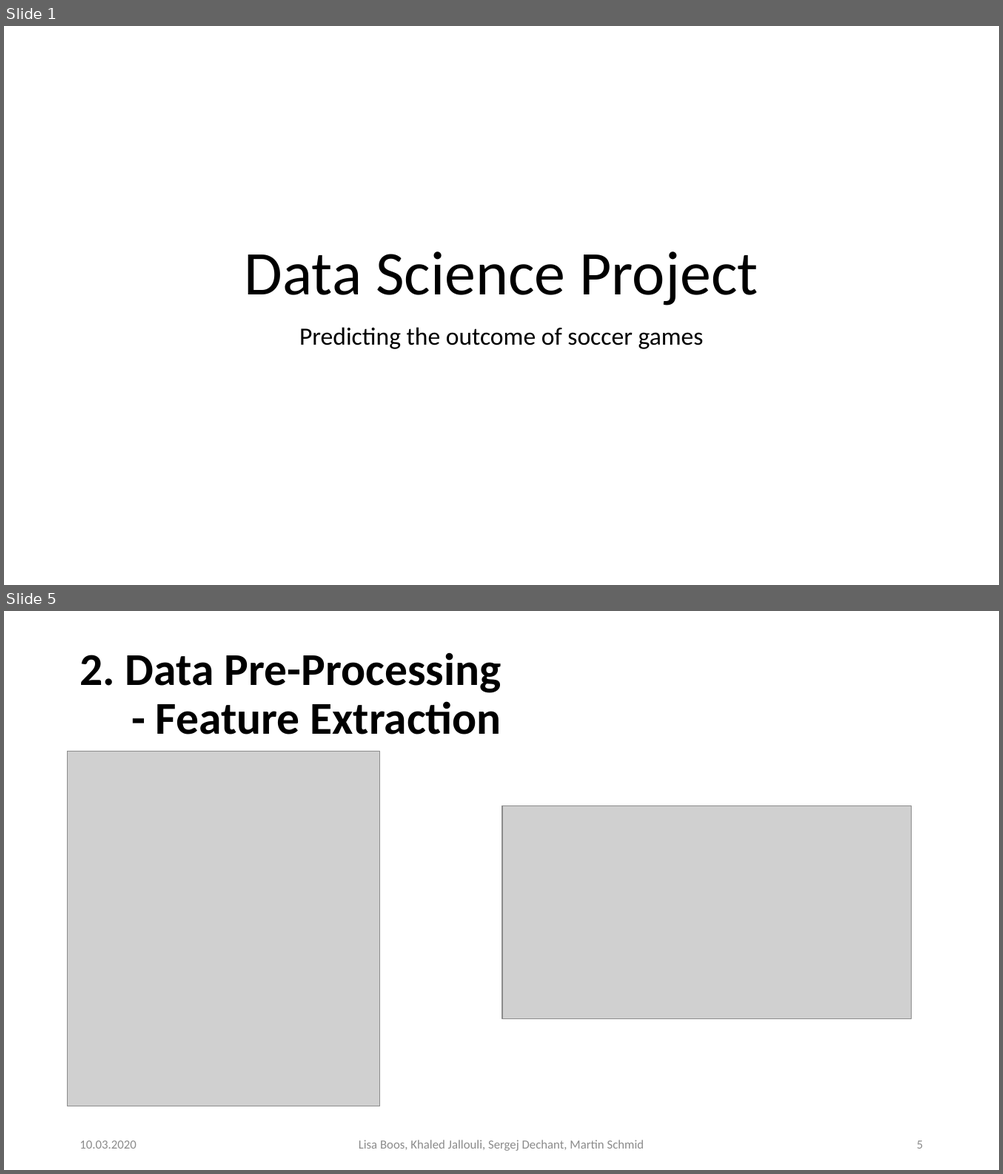
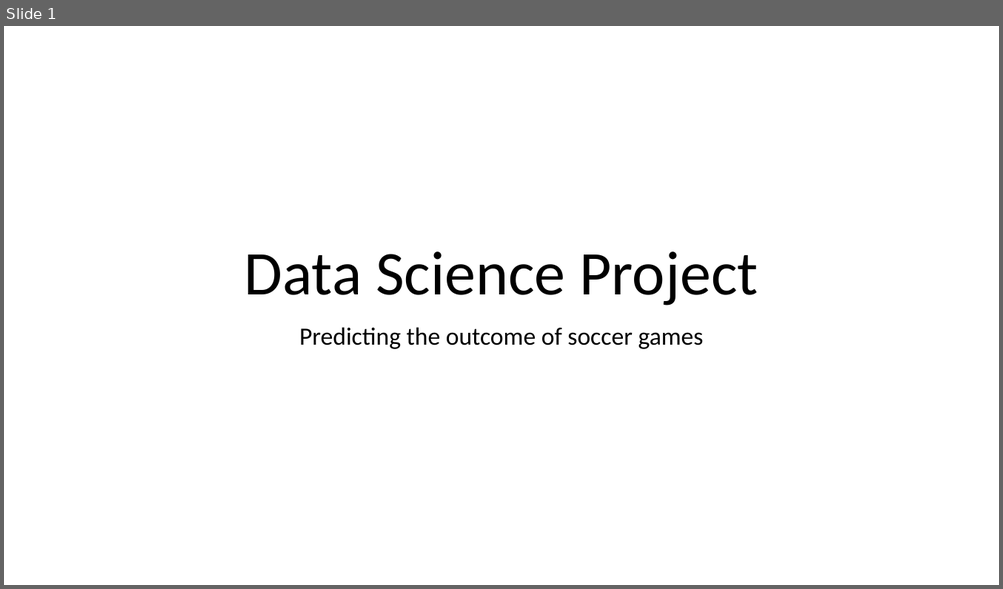
Before and after one commit to Khaledjallouli/project, a slide deck: presentationForFutureStudents/presentationFutureStudents.pptx. Shown one above the other, each under a label of ours: slides 1 and 5 before the commit, slide 1 after it; the slides between them are not shown. The pictures are 1003x1174 and 1003x589 pixels, drawn with LibreOffice and Linux fonts; fonts in the diff are those of the drawing; grey boxes stand for pictures; background and template pictures are left out. Boxes give left, top, right and bottom in pixels: in the first picture for what was removed or moved away, otherwise in the second. Text is boxed around its words. In the diff, an @@ line names an element or a change of style, - is before the commit and + after.

```diff
--- a/presentationForFutureStudents/presentationFutureStudents.pptx
+++ b/presentationForFutureStudents/presentationFutureStudents.pptx
@@ slide 5 removed at (x1=4, y1=611, x2=999, y2=1170), background #FFFFFF @@
@@ title removed at (x1=79, y1=652, x2=501, y2=735) @@
-2. Data Pre-Processing
-- Feature Extraction
@@ picture removed at (x1=67, y1=752, x2=379, y2=1106) @@
@@ picture removed at (x1=503, y1=806, x2=911, y2=1019) @@
@@ text removed at (x1=79, y1=1141, x2=136, y2=1149) @@
-10.03.2020
@@ text removed at (x1=358, y1=1140, x2=644, y2=1151) @@
-Lisa Boos, Khaled Jallouli, Sergej Dechant, Martin Schmid
@@ page number removed at (x1=916, y1=1141, x2=922, y2=1149) @@
-5
```
Also in this commit, not shown: 4 slides changed, 1 slide added, 17 other slides removed.
